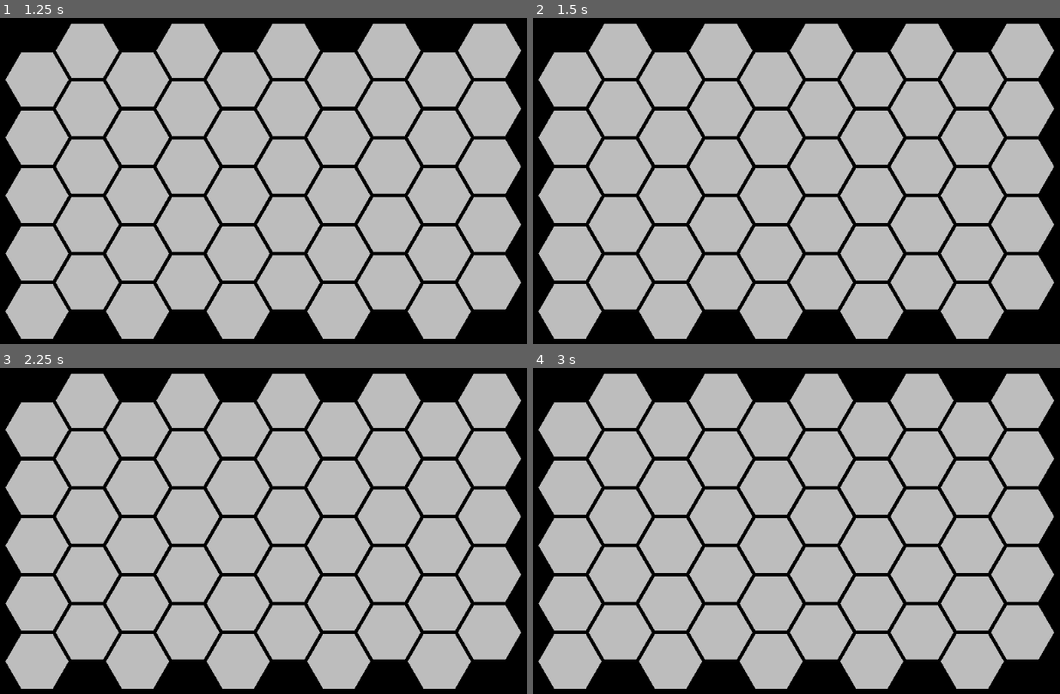
Above: before the commit, frames 1-4 (two rows, left to right).
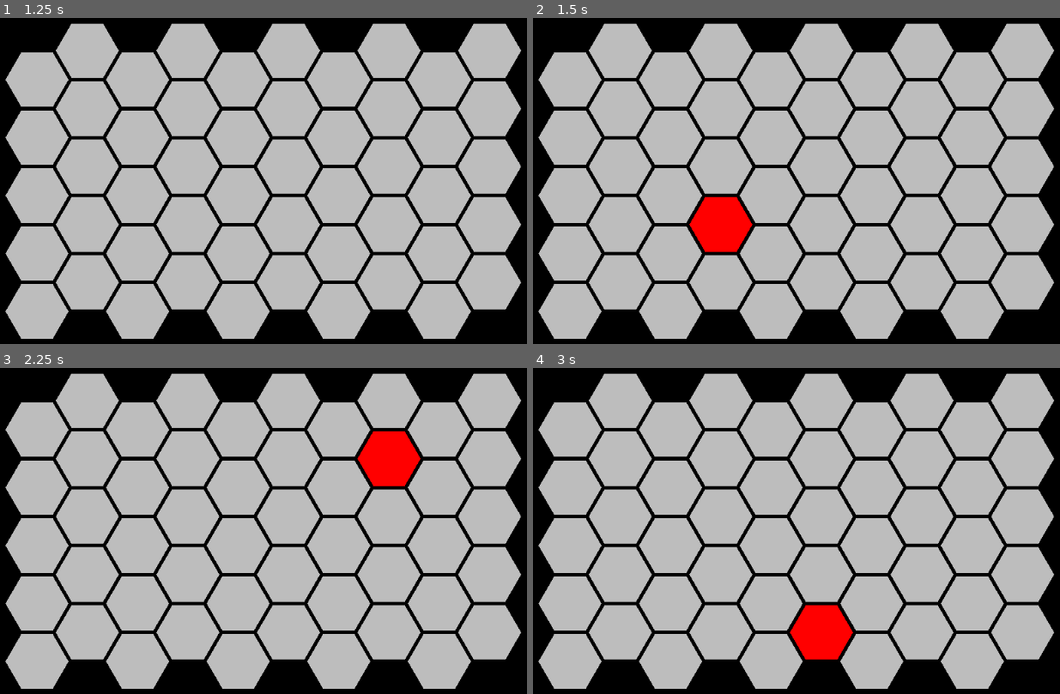
Above: after the commit, the same moments.

Repository: EfJot314/Hexes
Game: Godot game, scene res://MainScene.tscn
The game is run twice, just before and just after one commit, with the same random seed, the same clock (stepped at 60 frames per second) and the same inputs.
Inputs (mouse positions are in pixels of both pictures, inside the frame that each line leads up to):
- Up to frame 1 (1.25 s): tap Enter at 0.5 s; move the mouse to (463, 177) at 0.52 s
- Up to frame 2 (1.5 s): tap Space at 1.25 s; move the mouse to (706, 220) at 1.27 s
- Up to frame 3 (2.25 s): tap Enter at 2 s; move the mouse to (379, 459) at 2.02 s
- Up to frame 4 (3 s): tap Space at 2.75 s; move the mouse to (812, 628) at 2.77 s

Frame 1 is identical in both runs. In frame 2, 1.5% of the frame differs, in the area x 29-42%, y 54-72%; in frame 3, 1.5%, in the area x 67-80%, y 19-37%; in frame 4, 1.5%.

Commit message:
hover dziala

Diff:
--- a/Hexagon.gd
+++ b/Hexagon.gd
@@ -6,6 +6,11 @@
 export var r = 50
 
 var dr = 3
+
+var mouse_over = false
+
+var polyg = Polygon2D.new()
+
 
 
 # Called when the node enters the scene tree for the first time.
@@ -16,6 +21,15 @@
 	#createHex()
 	pass
 
+
+func _process(delta):
+	if mouse_over:
+		polyg.color = Color.red
+	else:
+		polyg.color = Color.gray
+
+
+
 func createHex():
 	var R = r-dr
 	var vertices = PoolVector2Array()
@@ -23,15 +37,17 @@
 		var xi = X + R*cos(i*PI/3)
 		var yi = Y + R*sin(i*PI/3)
 		vertices.append(Vector2(xi, yi))
-	var polyg = Polygon2D.new()
+	var coll = CollisionPolygon2D.new()
 	polyg.polygon += vertices
-	polyg.color = Color.gray
+	coll.polygon += vertices
 	self.add_child(polyg)
 
+func _input(event):
+	if event is InputEventMouseMotion:
+		mouse_over = check_if_mouse_in_polygon(event.position)
 
 
-
-
-# Called every frame. 'delta' is the elapsed time since the previous frame.
-#func _process(delta):
-#	pass
+func check_if_mouse_in_polygon(mousePosition):
+	if Geometry.is_point_in_polygon(mousePosition, polyg.get_polygon()):
+		return true
+	return false
